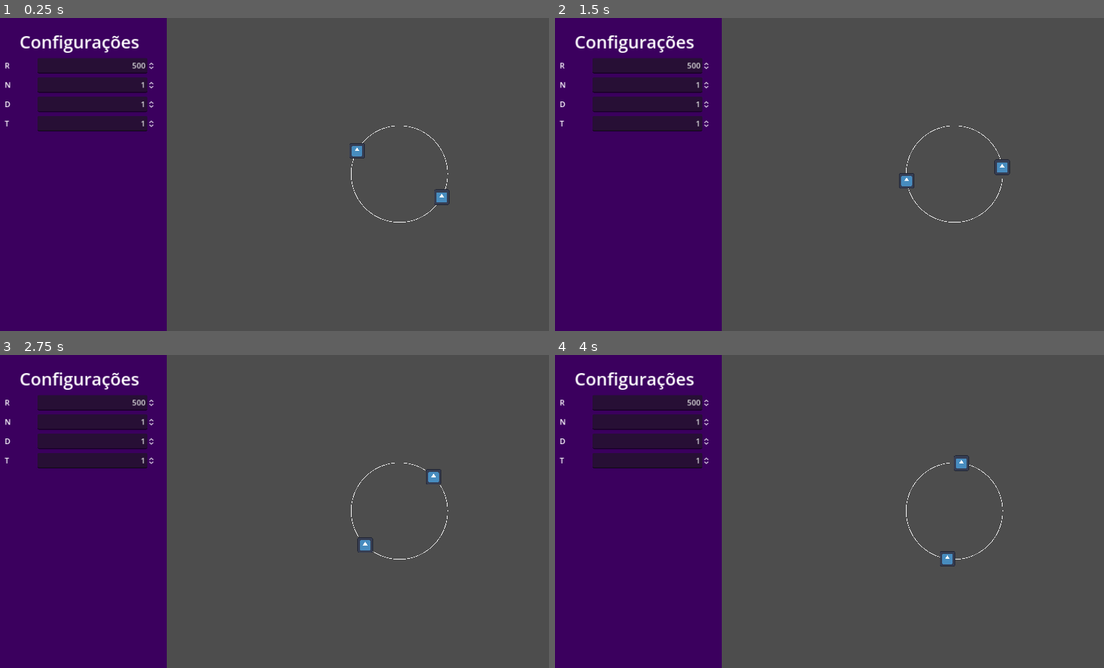
Above: before the commit, frames 1-4 (two rows, left to right).
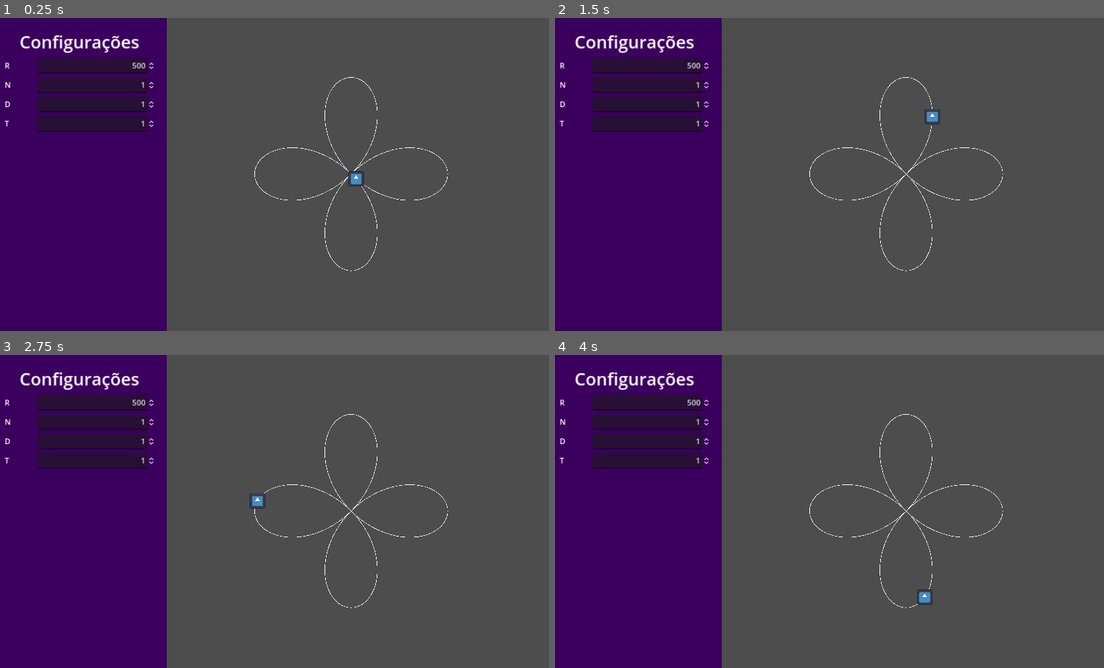
Above: after the commit, the same moments.

Repository: pmatos2000/godot_study
Game: Godot game, scene res://main.tscn
The game is run twice, just before and just after one commit, with the same random seed, the same clock (stepped at 60 frames per second) and the same inputs. The engine's default icon, where the game draws it, is replaced by a stand-in: a white triangle on a blue panel in a dark square.
Inputs:
- Up to frame 1 (0.25 s): no input
- Up to frame 2 (1.5 s): no input
- Up to frame 3 (2.75 s): no input
- Up to frame 4 (4 s): no input

The runs differ from the first frame. In frame 1, 0.5% of the frame differs, in the area x 46-82%, y 18-81%; in frame 2, 0.6%; in frame 3, 0.6%; in frame 4, 0.6%.

Commit message:
Alterção angulo para tempo

Diff:
--- a/rose-curve/main.gd
+++ b/rose-curve/main.gd
@@ -5,6 +5,7 @@
 @export_range(100, 2000, 100) var r: float = 200
 @export_range(1, 9) var n: int = 1
 @export_range(1, 9) var d: int = 1
+@export var velocidade_angular: float = 1
 
 @export_group("Parâmetros Elementos")
 @export var cena_elemento: PackedScene = null
@@ -14,7 +15,7 @@
 @export var desenhar: bool = true
 @export var quantiade_segmento: int = 100
 
-const NOME_META_ANGULO: StringName = "angulo"
+const NOME_META_TEMPO: StringName = "TEMPO"
 const NOME_GRUPO_ELEMENTO: StringName = "ELEMENTO"
 const NOME_GRUPO_LINHAS: StringName = "LINHAS"
 
@@ -29,7 +30,7 @@
 	atualizar_elementos(delta)
 
 func obter_posicao(tempo: float) -> Vector2:
-	var angulo = tempo
+	var angulo = velocidade_angular * tempo
 	var x = r * cos(k * angulo) * cos(angulo)
 	var y = r * cos(k * angulo) * sin(angulo)
 	return Vector2(x, y)
@@ -69,9 +70,9 @@
 
 	for i in quantidade:
 		var node: Node2D = cena_elemento.instantiate()
-		var angulo: float =  2 * i * PI/ quantidade
-		node.set_meta(NOME_META_ANGULO, angulo)
-		node.position = obter_posicao(angulo)
+		var tempo: float =  1.0 / quantidade
+		node.set_meta(NOME_META_TEMPO, tempo)
+		node.position = obter_posicao(tempo)
 		node.add_to_group(NOME_GRUPO_ELEMENTO)
 		add_child(node)
 
@@ -80,7 +81,7 @@
 		func (node: Node): return node.is_in_group(NOME_GRUPO_ELEMENTO))
 
 	for node in nodes:
-		var angulo: float = node.get_meta(NOME_META_ANGULO, 0.0)
-		angulo = angulo + delta
-		node.set_meta(NOME_META_ANGULO, angulo)
-		node.position = obter_posicao(angulo)
+		var tempo: float = node.get_meta(NOME_META_TEMPO, 0.0)
+		tempo += delta
+		node.set_meta(NOME_META_TEMPO, tempo)
+		node.position = obter_posicao(tempo)
--- a/rose-curve/main.tscn
+++ b/rose-curve/main.tscn
@@ -8,8 +8,10 @@
 [node name="Node2D" type="Node2D" parent="."]
 position = Vector2(742, 323)
 script = ExtResource("1_ubtba")
+n = 2
+velocidade_angular = null
 cena_elemento = ExtResource("2_f6xh1")
-quantidade = 4
+quantidade = 2
 quantiade_segmento = 400
 
 [node name="UI" type="Control" parent="."]
